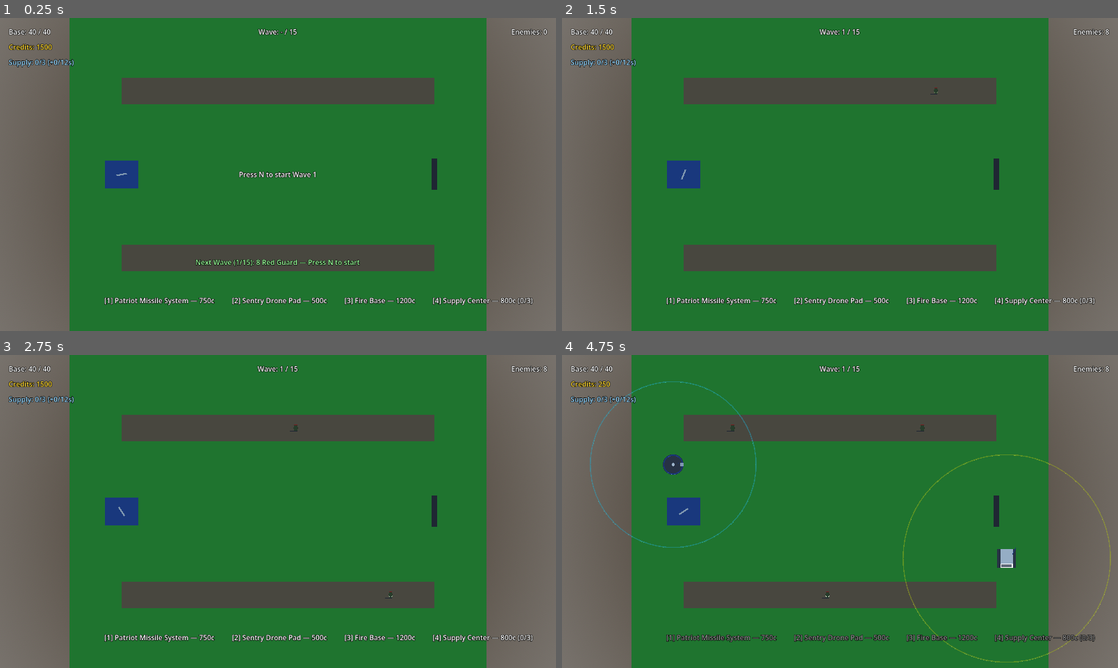
Above: before the commit, frames 1-4 (two rows, left to right).
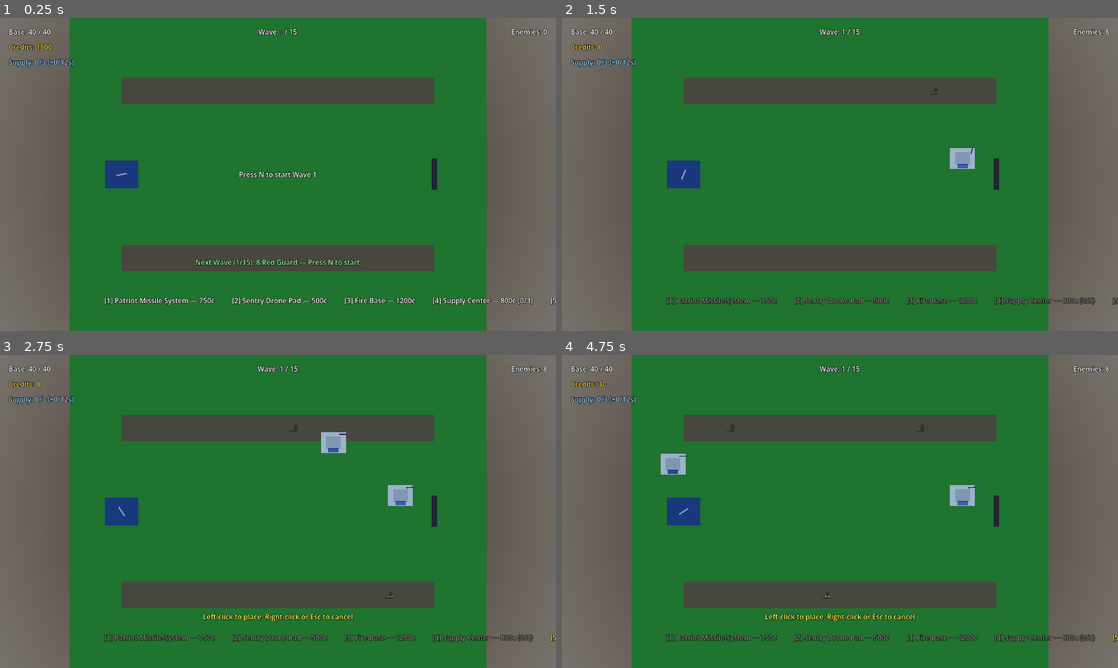
Above: after the commit, the same moments.

Repository: JBones521/generals-td
Game: Godot game, scene res://scenes/levels/level_01.tscn
Same seed, same stepped clock (60 frames per second), same inputs: the game is played once before the commit and once after it.
Inputs (mouse positions are in pixels of both pictures, inside the frame that each line leads up to):
- Up to frame 1 (0.25 s): no input
- Up to frame 2 (1.5 s): tap N at 0.5 s; move the mouse to (962, 158) at 0.52 s; tap 5 at 0.6 s; click (962, 158) at 0.67 s; tap U at 0.8, 1.35 s; tap Space at 1.25 s; move the mouse to (728, 190) at 1.27 s; hold S from 1.28 s (still down); click (728, 190) at 1.42 s
- Up to frame 3 (2.75 s): tap 5 at 1.55, 2.1 s; tap Enter at 2 s; move the mouse to (333, 442) at 2.02 s; release S at 2.03 s; click (333, 442) at 2.17 s; tap U at 2.3 s
- Up to frame 4 (4.75 s): tap Enter at 2.75, 3.5 s; move the mouse to (812, 574) at 2.77 s; tap U at 2.85, 3.8 s; click (812, 574) at 2.92 s; tap 5 at 3.05, 4.55 s; move the mouse to (1006, 558) at 3.52 s; hold S from 3.53 s (still down); tap 1 at 3.6 s; click (1006, 558) at 3.67 s; tap Escape at 4.15 s; move the mouse to (673, 464) at 4.27 s; tap 2 at 4.35 s; click (673, 464) at 4.42 s

The runs differ from the first frame. In frame 1, less than 0.1% of the frame differs, in the area x 99-100%, y 89-92%; in frame 2, 0.9%; in frame 3, 1.6%; in frame 4, 1.9%, in the area x 5-100%, y 8-99%.

Commit message:
Step 10a: tower upgrades, selection/sell, Strategy Center

Diff:
--- a/scenes/levels/level_01.tscn
+++ b/scenes/levels/level_01.tscn
@@ -16,6 +16,7 @@
 [ext_resource type="Script" path="res://scripts/visual_spin.gd" id="15_spin"]
 [ext_resource type="Script" path="res://scripts/building_data.gd" id="16_bd"]
 [ext_resource type="Resource" path="res://scenes/units/buildings/supply_center.tres" id="17_sc"]
+[ext_resource type="Resource" path="res://scenes/units/buildings/strategy_center.tres" id="18_stc"]
 
 [sub_resource type="ProceduralSkyMaterial" id="ProceduralSkyMaterial_sky"]
 
@@ -159,7 +160,7 @@
 [node name="BuildManager" type="Node3D" parent="."]
 script = ExtResource("10_bm")
 available_towers = Array[ExtResource("11_td")]([ExtResource("12_patriot"), ExtResource("13_sentry"), ExtResource("14_firebase")])
-available_buildings = Array[ExtResource("16_bd")]([ExtResource("17_sc")])
+available_buildings = Array[ExtResource("16_bd")]([ExtResource("17_sc"), ExtResource("18_stc")])
 paths = Array[ExtResource("2_uvc87")]([ExtResource("2_patha"), ExtResource("3_pathb")])
 
 [node name="HUD" parent="." instance=ExtResource("9_hud")]
--- a/scenes/ui/hud.tscn
+++ b/scenes/ui/hud.tscn
@@ -177,3 +177,55 @@
 theme_override_colors/font_color = Color(1, 1, 1, 1)
 theme_override_colors/font_outline_color = Color(0, 0, 0, 1)
 theme_override_constants/outline_size = 4
+
+[node name="StrategyCenterLabel" type="Label" parent="TowerRow"]
+layout_mode = 2
+mouse_filter = 2
+text = "[5] Strategy Center — 1500c (0/1)"
+theme_override_colors/font_color = Color(1, 1, 1, 1)
+theme_override_colors/font_outline_color = Color(0, 0, 0, 1)
+theme_override_constants/outline_size = 4
+
+[node name="TowerInfoPanel" type="PanelContainer" parent="."]
+visible = false
+layout_mode = 1
+anchor_left = 1.0
+anchor_top = 0.5
+anchor_right = 1.0
+anchor_bottom = 0.5
+offset_left = -300.0
+offset_top = -80.0
+offset_right = -20.0
+offset_bottom = 80.0
+mouse_filter = 2
+
+[node name="VBox" type="VBoxContainer" parent="TowerInfoPanel"]
+layout_mode = 2
+
+[node name="TitleLabel" type="Label" parent="TowerInfoPanel/VBox"]
+layout_mode = 2
+text = "Tower — Tier 1"
+theme_override_colors/font_color = Color(1, 1, 1, 1)
+theme_override_colors/font_outline_color = Color(0, 0, 0, 1)
+theme_override_constants/outline_size = 4
+
+[node name="StatsLabel" type="Label" parent="TowerInfoPanel/VBox"]
+layout_mode = 2
+text = "DMG 0.0 | RNG 0.0 | ROF 0.0/s"
+theme_override_colors/font_color = Color(1, 1, 1, 1)
+theme_override_colors/font_outline_color = Color(0, 0, 0, 1)
+theme_override_constants/outline_size = 4
+
+[node name="UpgradeLabel" type="Label" parent="TowerInfoPanel/VBox"]
+layout_mode = 2
+text = "U: Upgrade"
+theme_override_colors/font_color = Color(0.6, 1, 0.6, 1)
+theme_override_colors/font_outline_color = Color(0, 0, 0, 1)
+theme_override_constants/outline_size = 4
+
+[node name="SellLabel" type="Label" parent="TowerInfoPanel/VBox"]
+layout_mode = 2
+text = "S: Sell"
+theme_override_colors/font_color = Color(1, 0.85, 0.2, 1)
+theme_override_colors/font_outline_color = Color(0, 0, 0, 1)
+theme_override_constants/outline_size = 4
--- /dev/null
+++ b/scenes/units/buildings/strategy_center.tres
@@ -0,0 +1,12 @@
+[gd_resource type="Resource" script_class="BuildingData" load_steps=3 format=3]
+
+[ext_resource type="Script" path="res://scripts/building_data.gd" id="1_bd"]
+[ext_resource type="PackedScene" path="res://scenes/units/buildings/strategy_center.tscn" id="2_scene"]
+
+[resource]
+script = ExtResource("1_bd")
+placeable_id = "usa_strategy_center"
+display_name = "Strategy Center"
+cost = 1500
+max_count = 1
+scene = ExtResource("2_scene")
--- /dev/null
+++ b/scenes/units/buildings/strategy_center.tscn
@@ -0,0 +1,61 @@
+[gd_scene load_steps=11 format=3]
+
+[ext_resource type="Script" path="res://scripts/strategy_center.gd" id="1_stc"]
+[ext_resource type="Script" path="res://scripts/visual_spin.gd" id="2_spin"]
+
+[sub_resource type="BoxMesh" id="BoxMesh_main"]
+size = Vector3(2.4, 1, 2)
+
+[sub_resource type="BoxMesh" id="BoxMesh_deck"]
+size = Vector3(1.4, 0.5, 1.2)
+
+[sub_resource type="BoxMesh" id="BoxMesh_screen"]
+size = Vector3(1, 0.7, 0.08)
+
+[sub_resource type="BoxMesh" id="BoxMesh_antenna"]
+size = Vector3(0.08, 0.9, 0.08)
+
+[sub_resource type="BoxMesh" id="BoxMesh_spin_bar"]
+size = Vector3(0.7, 0.05, 0.1)
+
+[sub_resource type="StandardMaterial3D" id="StandardMaterial3D_white"]
+albedo_color = Color(0.92, 0.94, 0.95, 1)
+
+[sub_resource type="StandardMaterial3D" id="StandardMaterial3D_hull_gray"]
+albedo_color = Color(0.75, 0.78, 0.8, 1)
+
+[sub_resource type="StandardMaterial3D" id="StandardMaterial3D_accent_blue"]
+albedo_color = Color(0.15, 0.3, 0.55, 1)
+
+[sub_resource type="StandardMaterial3D" id="StandardMaterial3D_dark_metal"]
+albedo_color = Color(0.25, 0.27, 0.3, 1)
+
+[node name="StrategyCenter" type="Node3D"]
+script = ExtResource("1_stc")
+
+[node name="MainBuilding" type="MeshInstance3D" parent="."]
+transform = Transform3D(1, 0, 0, 0, 1, 0, 0, 0, 1, 0, 0.5, 0)
+mesh = SubResource("BoxMesh_main")
+surface_material_override/0 = SubResource("StandardMaterial3D_white")
+
+[node name="CommandDeck" type="MeshInstance3D" parent="."]
+transform = Transform3D(1, 0, 0, 0, 1, 0, 0, 0, 1, 0, 1.25, 0)
+mesh = SubResource("BoxMesh_deck")
+surface_material_override/0 = SubResource("StandardMaterial3D_hull_gray")
+
+[node name="PlanningScreen" type="MeshInstance3D" parent="."]
+transform = Transform3D(1, 0, 0, 0, 0.866025, 0.5, 0, -0.5, 0.866025, 0, 1.3, 0.7)
+mesh = SubResource("BoxMesh_screen")
+surface_material_override/0 = SubResource("StandardMaterial3D_accent_blue")
+
+[node name="AntennaPole" type="MeshInstance3D" parent="."]
+transform = Transform3D(1, 0, 0, 0, 1, 0, 0, 0, 1, 0.9, 1.45, -0.8)
+mesh = SubResource("BoxMesh_antenna")
+surface_material_override/0 = SubResource("StandardMaterial3D_dark_metal")
+
+[node name="AntennaBar" type="MeshInstance3D" parent="."]
+transform = Transform3D(1, 0, 0, 0, 1, 0, 0, 0, 1, 0.9, 1.95, -0.8)
+mesh = SubResource("BoxMesh_spin_bar")
+surface_material_override/0 = SubResource("StandardMaterial3D_dark_metal")
+script = ExtResource("2_spin")
+spin_speed_deg = 90.0
--- a/scenes/units/enemies/overlord.tscn
+++ b/scenes/units/enemies/overlord.tscn
@@ -33,7 +33,7 @@
 size = Vector3(3.2, 2, 4.4)
 
 [sub_resource type="BoxMesh" id="BoxMesh_hpbar"]
-size = Vector3(1.6, 0.1, 0.05)
+size = Vector3(1, 0.1, 0.05)
 
 [sub_resource type="StandardMaterial3D" id="StandardMaterial3D_hpbar_bg"]
 shading_mode = 0
@@ -95,7 +95,7 @@
 shape = SubResource("BoxShape3D_enemy")
 
 [node name="HealthBar" type="Node3D" parent="."]
-transform = Transform3D(1, 0, 0, 0, 1, 0, 0, 0, 1, 0, 2.3, 0)
+transform = Transform3D(1.6, 0, 0, 0, 1, 0, 0, 0, 1, 0, 2.3, 0)
 visible = false
 
 [node name="Background" type="MeshInstance3D" parent="HealthBar"]
--- a/scripts/build_manager.gd
+++ b/scripts/build_manager.gd
@@ -3,6 +3,7 @@
 
 signal tower_selected_changed(placeable_data)
 signal buildings_changed
+signal tower_selection_changed(tower)
 
 @export var available_towers: Array[TowerData] = []
 @export var available_buildings: Array[BuildingData] = []
@@ -15,6 +16,7 @@
 var preview_instance: Node3D = null
 var placed_towers: Array[Tower] = []
 var placed_buildings: Array[Node3D] = []
+var selected_tower: Tower = null
 
 var _preview_indicator_material: StandardMaterial3D
 
@@ -34,14 +36,29 @@
 			KEY_4:
 				if available_buildings.size() >= 1:
 					_select_placeable(available_buildings[0])
+			KEY_5:
+				if available_buildings.size() >= 2:
+					_select_placeable(available_buildings[1])
+			KEY_U:
+				_try_upgrade_selected()
+			KEY_S:
+				_try_sell_selected()
 			KEY_ESCAPE:
 				if preview_instance != null:
 					_cancel_placement()
+				elif selected_tower != null:
+					_deselect_tower()
 	elif event is InputEventMouseButton and event.pressed:
-		if event.button_index == MOUSE_BUTTON_LEFT and preview_instance != null:
-			_try_place()
-		elif event.button_index == MOUSE_BUTTON_RIGHT and preview_instance != null:
-			_cancel_placement()
+		if event.button_index == MOUSE_BUTTON_LEFT:
+			if preview_instance != null:
+				_try_place()
+			else:
+				_handle_select_click()
+		elif event.button_index == MOUSE_BUTTON_RIGHT:
+			if preview_instance != null:
+				_cancel_placement()
+			elif selected_tower != null:
+				_deselect_tower()
 
 
 func _process(_delta: float) -> void:
@@ -78,9 +95,97 @@
 	return count
 
 
+func has_building(id: String) -> bool:
+	for b in placed_buildings:
+		if not is_instance_valid(b):
+			continue
+		var building := b as Building
+		if building != null and building.building_data != null and building.building_data.placeable_id == id:
+			return true
+		if b.get_meta("placeable_id", "") == id:
+			return true
+	return false
+
+
+func is_upgrade_allowed(tower: Tower) -> bool:
+	if tower == null or tower.tier >= 3:
+		return false
+	if tower.tier == 1:
+		return GameState.current_wave_index >= 4
+	return GameState.current_wave_index >= 9 and has_building("usa_strategy_center")
+
+
+func _handle_select_click() -> void:
+	var hit = _raycast_to_ground()
+	if hit == null:
+		_deselect_tower()
+		return
+	var nearest: Tower = null
+	var nearest_d: float = 1.8
+	for t in placed_towers:
+		if not is_instance_valid(t) or t.is_queued_for_deletion():
+			continue
+		var d: float = t.global_position.distance_to(hit)
+		if d <= nearest_d:
+			nearest_d = d
+			nearest = t
+	if nearest == null:
+		_deselect_tower()
+		return
+	_select_tower_instance(nearest)
+
+
+func _select_tower_instance(tower: Tower) -> void:
+	_cancel_placement()
+	if selected_tower == tower:
+		return
+	_deselect_tower()
+	selected_tower = tower
+	tower.set_range_indicator_visible(true)
+	tower_selection_changed.emit(tower)
+
+
+func _deselect_tower() -> void:
+	if selected_tower == null:
+		return
+	if is_instance_valid(selected_tower):
+		selected_tower.set_range_indicator_visible(selected_tower.show_range_indicator)
+	selected_tower = null
+	tower_selection_changed.emit(null)
+
+
+func _try_upgrade_selected() -> void:
+	if selected_tower == null or not is_instance_valid(selected_tower):
+		return
+	if selected_tower.tier >= 3 or not is_upgrade_allowed(selected_tower):
+		return
+	var cost: int = selected_tower.get_upgrade_cost()
+	if cost < 0 or not GameState.spend_credits(cost):
+		return
+	selected_tower.upgrade()
+	tower_selection_changed.emit(selected_tower)
+	if GameState.DEBUG_LOGGING:
+		print("[BuildManager] upgraded %s to tier %d (cost=%d)" % [selected_tower.tower_name, selected_tower.tier, cost])
+
+
+func _try_sell_selected() -> void:
+	if selected_tower == null or not is_instance_valid(selected_tower):
+		return
+	var refund: int = int(round(selected_tower.total_invested * 0.75))
+	GameState.add_credits(refund)
+	placed_towers.erase(selected_tower)
+	var sold := selected_tower
+	selected_tower = null
+	sold.queue_free()
+	tower_selection_changed.emit(null)
+	if GameState.DEBUG_LOGGING:
+		print("[BuildManager] sold %s (refund=%d)" % [sold.tower_name, refund])
+
+
 func _select_placeable(pd: PlaceableData) -> void:
 	if pd == null:
 		return
+	_deselect_tower()
 	_cancel_placement()
 	selected_placeable = pd
 	_create_preview(pd)
@@ -111,12 +216,12 @@
 	var tower_preview := preview as Tower
 	if tower_preview != null:
 		tower_preview.tower_data = pd as TowerData
+		tower_preview.show_range_indicator = true
 	var hit = _raycast_to_ground()
 	if hit != null:
 		preview.position = hit
 	add_child(preview)
-	preview.set_process(false)
-	preview.set_physics_process(false)
+	preview.process_mode = Node.PROCESS_MODE_DISABLED
 	var area := preview.get_node_or_null("DetectionArea") as Area3D
 	if area != null:
 		area.monitoring = false
@@ -212,6 +317,10 @@
 	var tower := instance as Tower
 	if tower != null:
 		tower.tower_data = pd as TowerData
+		tower.total_invested = cost
+	var building := instance as Building
+	if building != null:
+		building.building_data = pd as BuildingData
 	instance.position = pos
 	instance.set_meta("placeable_id", pd.placeable_id)
 	add_child(instance)
--- /dev/null
+++ b/scripts/building.gd
@@ -0,0 +1,4 @@
+class_name Building
+extends Node3D
+
+var building_data: BuildingData
--- a/scripts/hud.gd
+++ b/scripts/hud.gd
@@ -13,12 +13,18 @@
 @onready var build_hint_label: Label = $BuildHintLabel
 @onready var next_wave_label: Label = $NextWaveLabel
 @onready var tower_row: HBoxContainer = $TowerRow
+@onready var tower_info_panel: PanelContainer = $TowerInfoPanel
+@onready var info_title_label: Label = $TowerInfoPanel/VBox/TitleLabel
+@onready var info_stats_label: Label = $TowerInfoPanel/VBox/StatsLabel
+@onready var info_upgrade_label: Label = $TowerInfoPanel/VBox/UpgradeLabel
+@onready var info_sell_label: Label = $TowerInfoPanel/VBox/SellLabel
 
 var build_manager: BuildManager
 var wave_manager: WaveManager
 
 var _selected_tower_data: PlaceableData = null
 var _countdown_remaining: float = 0.0
+var _info_tower: Tower = null
 
 
 func _ready() -> void:
@@ -33,6 +39,7 @@
 	if build_manager != null:
 		build_manager.tower_selected_changed.connect(_on_tower_selected_changed)
 		build_manager.buildings_changed.connect(_on_buildings_changed)
+		build_manager.tower_selection_changed.connect(_on_tower_selection_changed)
 	else:
 		push_error("[HUD] build_manager could not be resolved from path: %s" % build_manager_path)
 	if not wave_manager_path.is_empty():
@@ -66,6 +73,8 @@
 func _on_credits_changed(amount: int) -> void:
 	credits_label.text = "Credits: %d" % amount
 	_refresh_tower_labels()
+	if tower_info_panel != null and tower_info_panel.visible:
+		_refresh_tower_info_panel()
 
 
 func _on_state_changed(_new_state: int) -> void:
@@ -78,6 +87,8 @@
 	_refresh_wave_label()
 	_refresh_status_label()
 	_refresh_next_wave_label()
+	if tower_info_panel != null and tower_info_panel.visible:
+		_refresh_tower_info_panel()
 
 
 func _on_wave_completed(_wave_index: int) -> void:
@@ -190,6 +201,39 @@
 	_refresh_income_label()
 
 
+func _on_tower_selection_changed(tower) -> void:
+	_info_tower = tower
+	_refresh_tower_info_panel()
+
+
+func _refresh_tower_info_panel() -> void:
+	if tower_info_panel == null:
+		return
+	if _info_tower == null or not is_instance_valid(_info_tower):
+		tower_info_panel.visible = false
+		return
+	tower_info_panel.visible = true
+	var t: Tower = _info_tower
+	info_title_label.text = "%s — Tier %d" % [t.tower_name, t.tier]
+	info_stats_label.text = "DMG %.1f | RNG %.1f | ROF %.1f/s" % [t.damage, t.attack_range, t.fire_rate]
+	if t.tier == 1:
+		var txt := "U: Upgrade to T2 (%dc)" % t.get_upgrade_cost()
+		if GameState.current_wave_index < 4:
+			txt += " (unlocks wave 5)"
+		info_upgrade_label.text = txt
+	elif t.tier == 2:
+		var txt := "U: Upgrade to T3 (%dc)" % t.get_upgrade_cost()
+		var gated: bool = GameState.current_wave_index < 9
+		if build_manager == null or not build_manager.has_building("usa_strategy_center"):
+			gated = true
+		if gated:
+			txt += " (wave 10 + Strategy Center)"
+		info_upgrade_label.text = txt
+	else:
+		info_upgrade_label.text = "Max tier"
+	info_sell_label.text = "S: Sell (+%dc)" % int(round(t.total_invested * 0.75))
+
+
 func _refresh_income_label() -> void:
 	if income_label == null:
 		return
--- /dev/null
+++ b/scripts/strategy_center.gd
@@ -0,0 +1,17 @@
+class_name StrategyCenter
+extends Building
+
+const PASSIVE_AMOUNT: int = 30
+const PASSIVE_INTERVAL: float = 3.0
+
+
+func _ready() -> void:
+	var timer := Timer.new()
+	timer.wait_time = PASSIVE_INTERVAL
+	timer.autostart = true
+	timer.timeout.connect(_on_passive_tick)
+	add_child(timer)
+
+
+func _on_passive_tick() -> void:
+	GameState.add_credits(PASSIVE_AMOUNT)
--- a/scripts/supply_center.gd
+++ b/scripts/supply_center.gd
@@ -1,5 +1,5 @@
 class_name SupplyCenter
-extends Node3D
+extends Building
 
 const DELIVERY_AMOUNT: int = 120
 const CYCLE_TIME: float = 12.0
--- a/scripts/tower.gd
+++ b/scripts/tower.gd
@@ -11,10 +11,13 @@
 @export var attack_range: float = 10.0
 @export var fire_rate: float = 1.0
 @export var damage: float = 10.0
-@export var show_range_indicator: bool = true
+@export var show_range_indicator: bool = false
 @export var targeting_strategy: TargetingStrategy = TargetingStrategy.MOST_PROGRESSED
 
 var enemies_in_range: Array[Node3D] = []
+var tier: int = 1
+var total_invested: int = 0
+var t3_splash: bool = false
 
 var _time_since_last_shot: float = 0.0
 var _current_target: Node3D = null
@@ -41,6 +44,74 @@
 		var torus_outer: float = torus.outer_radius if torus != null else -1.0
 		var sphere_radius: float = sphere.radius if sphere != null else -1.0
 		print("[Tower] ", tower_name, " attack_range=", attack_range, " torus_outer=", torus_outer, " sphere_radius=", sphere_radius)
+
+
+func get_upgrade_cost() -> int:
+	if tier >= 3 or tower_data == null:
+		return -1
+	return int(round(tower_data.cost * 0.75))
+
+
+func upgrade() -> void:
+	if tier >= 3:
+		return
+	var cost := get_upgrade_cost()
+	tier += 1
+	if tier == 2:
+		damage *= 1.25
+		attack_range *= 1.25
+		_apply_range_to_indicator()
+		_apply_range_to_detection_area()
+	elif tier == 3:
+		_apply_t3_effect()
+	if cost > 0:
+		total_invested += cost
+	_add_tier_chevron()
+
+
+func _apply_t3_effect() -> void:
+	if tower_data == null:
+		return
+	match tower_data.placeable_id:
+		"usa_patriot":
+			t3_splash = true
+		"usa_firebase":
+			damage += 20.0
+		"usa_sentry":
+			fire_rate *= 2.0
+			_add_second_drone()
+
+
+func _add_tier_chevron() -> void:
+	var chevron := MeshInstance3D.new()
+	chevron.name = "TierChevron%d" % tier
+	var box := BoxMesh.new()
+	box.size = Vector3(0.3, 0.08, 0.3)
+	var mat := StandardMaterial3D.new()
+	mat.albedo_color = Color(0.15, 0.3, 0.55)
+	box.material = mat
+	chevron.mesh = box
+	chevron.position = Vector3(0, 0.1 if tier == 2 else 0.22, 2.0)
+	add_child(chevron)
+
+
+func _add_second_drone() -> void:
+	if _turret == null:
+		return
+	var clone := Node3D.new()
+	clone.name = "SecondDrone"
+	clone.position = Vector3(0.7, 0, 0)
+	for child in _turret.get_children():
+		if child is MeshInstance3D:
+			var copy := child.duplicate()
+			clone.add_child(copy)
+	_turret.add_child(clone)
+
+
+func set_range_indicator_visible(vis: bool) -> void:
+	var indicator := get_node_or_null("RangeIndicator") as MeshInstance3D
+	if indicator != null:
+		indicator.visible = vis
 
 
 func _apply_range_to_indicator() -> TorusMesh:
@@ -135,7 +206,29 @@
 		print("[Tower] ", name, " (", tower_name, ") firing at ", target.name, " at ", target_pos, " damage=", dmg)
 	if target.has_method("take_damage"):
 		target.take_damage(dmg)
+	if t3_splash:
+		_apply_splash(target, target_pos)
 	_show_tracer(target_pos)
+
+
+func _apply_splash(primary: Node3D, target_pos: Vector3) -> void:
+	for e in enemies_in_range:
+		if e == primary:
+			continue
+		if not is_instance_valid(e) or e.is_queued_for_deletion():
+			continue
+		if e.global_position.distance_to(target_pos) > 2.0:
+			continue
+		var splash_dmg: float = damage * 0.5
+		var splash_enemy := e as Enemy
+		if tower_data != null and splash_enemy != null:
+			match splash_enemy.enemy_type:
+				"infantry":
+					splash_dmg = damage * tower_data.damage_vs_infantry_mult * 0.5
+				"vehicle":
+					splash_dmg = damage * tower_data.damage_vs_vehicle_mult * 0.5
+		if e.has_method("take_damage"):
+			e.take_damage(splash_dmg)
 
 
 func _show_tracer(target_pos: Vector3) -> void:
Not shown, added: scripts/building.gd.uid
Not shown, added: scripts/strategy_center.gd.uid
Not shown, changed: CLAUDE.md
Not shown, changed: docs/DESIGN.md
